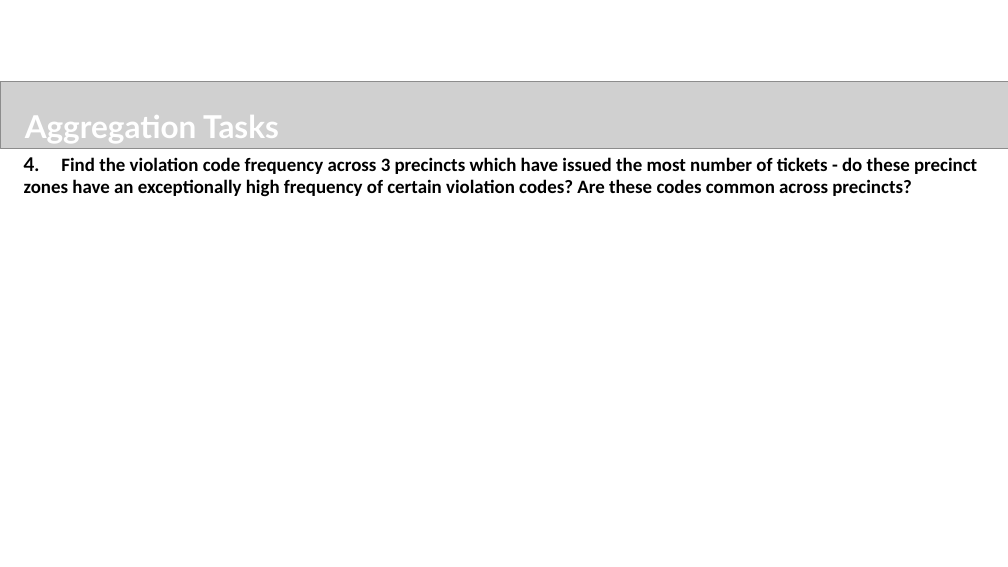
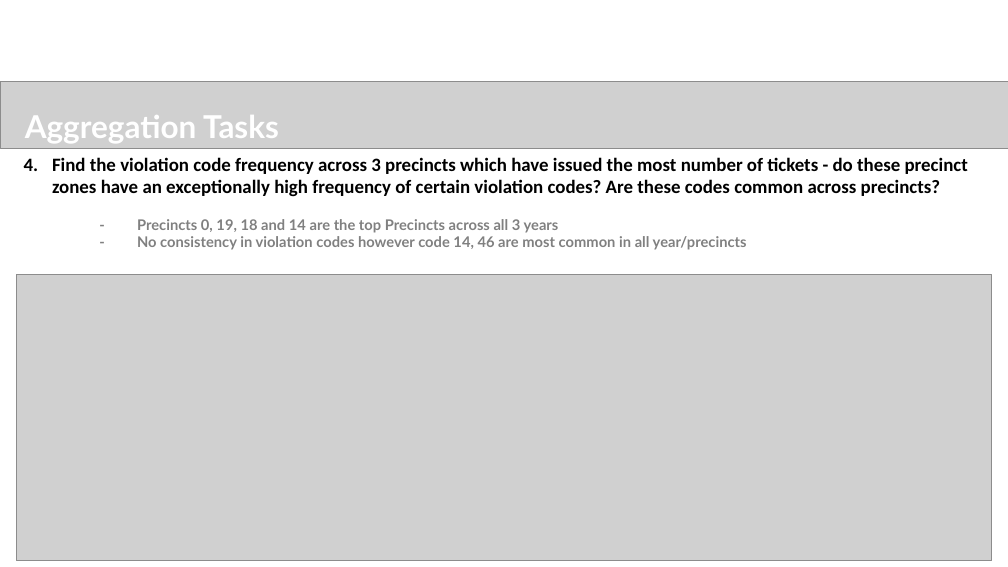
Before and after one commit to sureshballa/data-science-projects, a slide deck: slide 13 of NYC Parking Tickets EDA/FayizMayamVeettil_DDA1730041_main.pptx (slide 12 before the commit). Drawn at 1008x567 pixels with LibreOffice and Linux fonts; fonts in the diff are those of the drawing; grey boxes stand for pictures; background and template pictures are left out. Boxes give left, top, right and bottom in pixels: in the first picture for what was removed or moved away, otherwise in the second. Text is boxed around its words. In the diff, an @@ line names an element or a change of style, - is before the commit and + after.

```diff
--- a/NYC Parking Tickets EDA/FayizMayamVeettil_DDA1730041_main.pptx
+++ b/NYC Parking Tickets EDA/FayizMayamVeettil_DDA1730041_main.pptx
@@ text at (x1=52, y1=157, x2=968, y2=250): text changed @@
-  4. Find the violation code frequency across 3 precincts which have issued the most number of tickets - do these precinct zones have an exceptionally high frequency of certain violation codes? Are these codes common across precincts?
+  4. Find the violation code frequency across 3 precincts which have issued the most number of tickets - do these precinct zones have an exceptionally high frequency of certain violation codes? Are these codes common across precincts?
+    - Precincts 0, 19, 18 and 14 are the top Precincts across all 3 years
+    - No consistency in violation codes however code 14, 46 are most common in all year/precincts
@@ picture added at (x1=16, y1=274, x2=991, y2=561) @@
```
Also in this commit, not shown: 8 other slides changed, 5 slides added, 2 other files.
